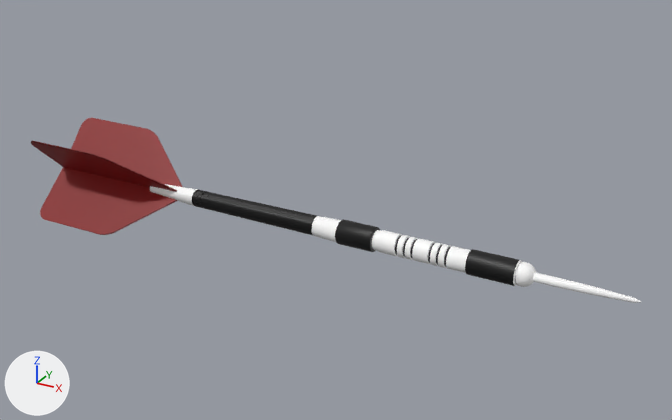
The glTF model common/models/dart/dart.gltf, before and after one commit.
Both versions are drawn from a camera (50 mm lens) standing at (3.3, -6.73, 3.57) and looking at (-0.5, 0.17, 0.12). The axes (+X, +Y, +Z) are drawn at lower left. The lights are the same throughout. Where no turn or scale is listed for an object, it has been applied to the vertices. Vertices at the same position are counted once.

Before the edit, the objects in view are built like this:
```python
mat_material_001 = principled_material('Material.001')
mat_material_001.texture = img_black
me_darts_obj = bpy.data.meshes.new('darts_obj')
me_darts_obj.from_pydata(...)  # 2407 vertices, 4672 faces; spans x -3.73..2.32, y -0.44..0.43, z -0.43..0.45
# faces by material slot: [1600, 208, 2864]
me_darts_obj.materials.append(mat_material_001)  # picture img_black
me_darts_obj.materials.append(mat_material_002)  # picture img_red
me_darts_obj.materials.append(mat_material_003)  # picture img_white
ob_darts_obj = bpy.data.objects.new('darts_obj', me_darts_obj)
ob_darts_obj.location = (0.0, 0.0, 0.0)
```
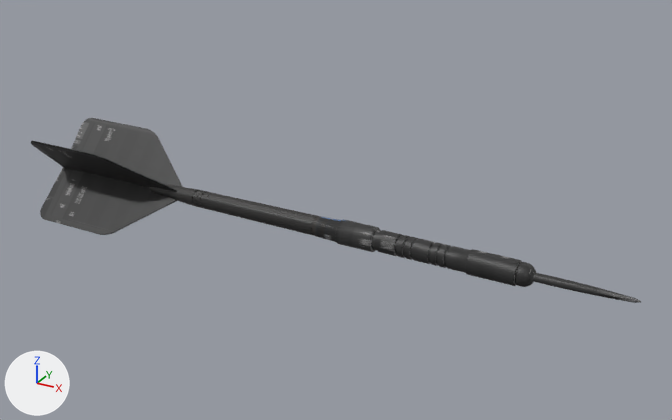
Where the change shows, as pixel boxes [x1, y1, x2, y2] in the pictures (672 x 420 px):
'darts_obj', surface changed
    both: [31, 118, 641, 303]
part 1 of me_darts_obj, recoloured (brown to grey)
    both: [31, 118, 183, 235]
part 2 of me_darts_obj, recoloured (white to grey)
    both: [150, 184, 641, 303]

What the commit changed:
Picture 'Screenshot 2023-11-13 150350' (img_screenshot_2023_11_13_150350) is new.
Material 'Material.001' (mat_material_001) changes its picture from img_black to img_screenshot_2023_11_13_150350.
me_darts_obj has 2407 vertices, 4672 faces and spans x -3.73..2.32, y -0.44..0.43, z -0.43..0.45.
me_darts_obj is used by ob_darts_obj; location (0.0, 0.0, 0.0).
me_darts_obj part 1: 208 faces spanning x -3.73..-2.08, y -0.44..0.43, z -0.43..0.45 switch from mat_material_002 (picture img_red) to mat_material_001 (picture img_screenshot_2023_11_13_150350).
me_darts_obj part 2: 2864 faces spanning x -2.51..2.32, y -0.11..0.11, z -0.11..0.11 switch from mat_material_003 (picture img_white) to mat_material_001 (picture img_screenshot_2023_11_13_150350).
